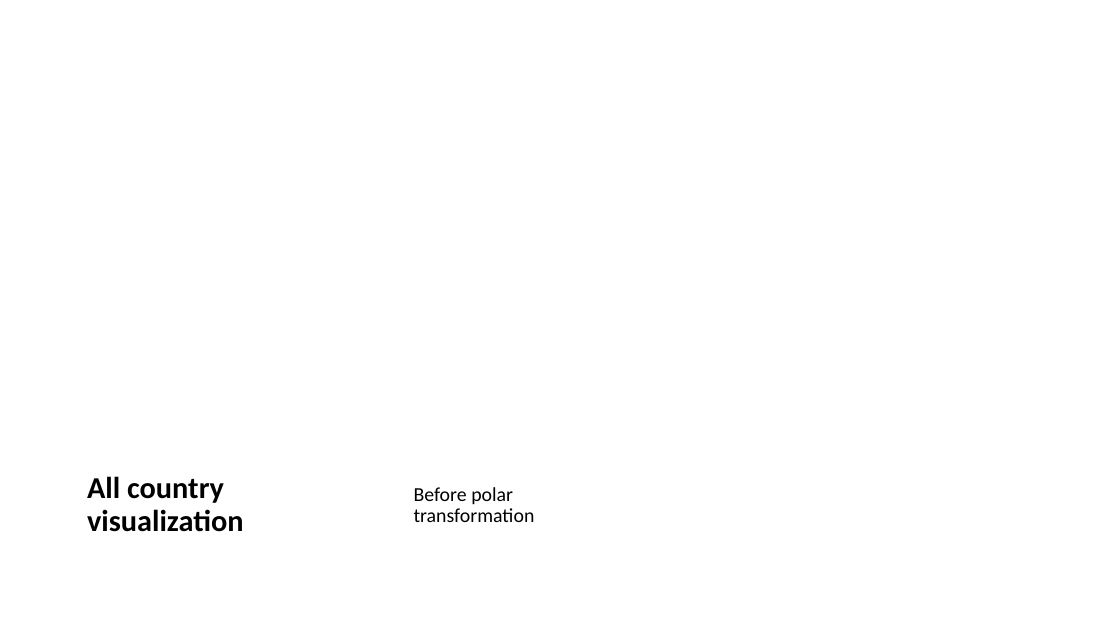
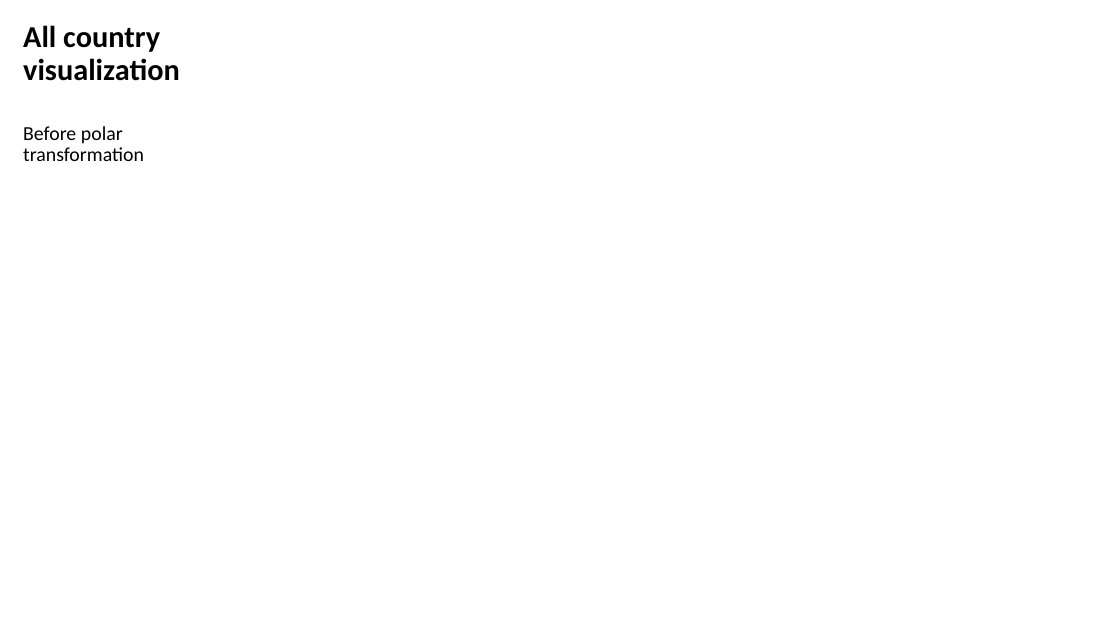
Before and after one commit to ichbinhandsome/Semantic-Differentials-for-Wikipedia-using-the-POLAR-Framework, a slide deck: slide 15 of Results Antonym generation.pptx. Drawn at 1120x630 pixels with LibreOffice and Linux fonts; fonts in the diff are those of the drawing; background and template pictures are left out. Boxes give left, top, right and bottom in pixels: in the first picture for what was removed or moved away, otherwise in the second. Text is boxed around its words. In the diff, an @@ line names an element or a change of style, - is before the commit and + after.

Commit message:
update

```diff
--- a/Results Antonym generation.pptx
+++ b/Results Antonym generation.pptx
@@ title "All country visualization": place and size @@
-title "All country visualization" at (87, 476, 244, 532)
+title "All country visualization" at (23, 25, 180, 81)
@@ subtitle "Before polar transformation": place and size @@
-subtitle "Before polar transformation" at (414, 487, 535, 522)
+subtitle "Before polar transformation" at (23, 126, 144, 161)
```
Also in this commit, not shown: 1 other slide changed.
